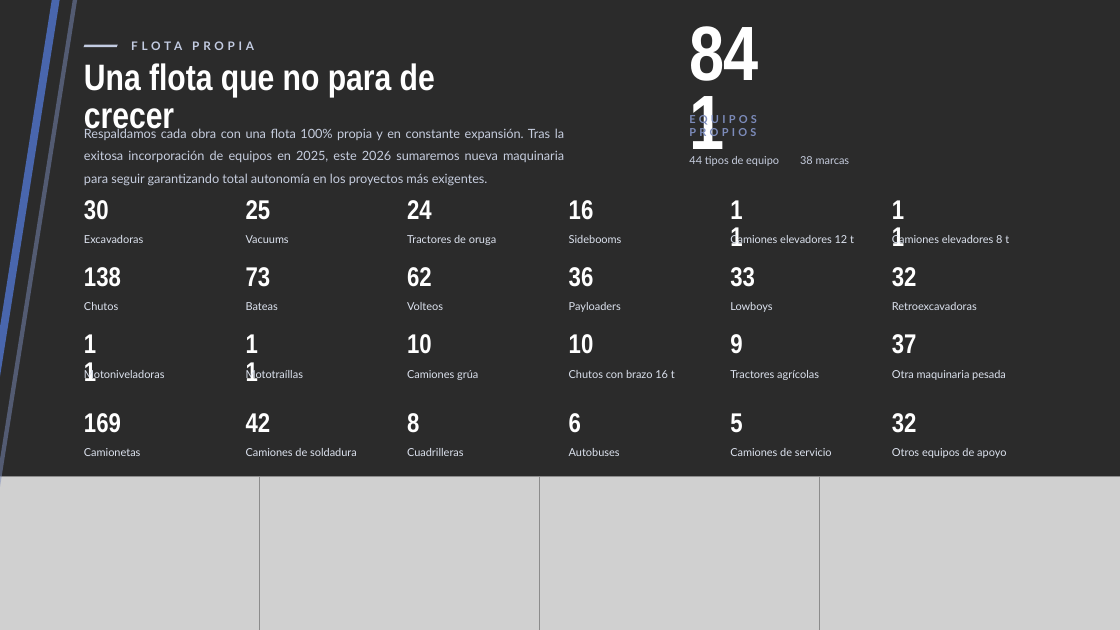
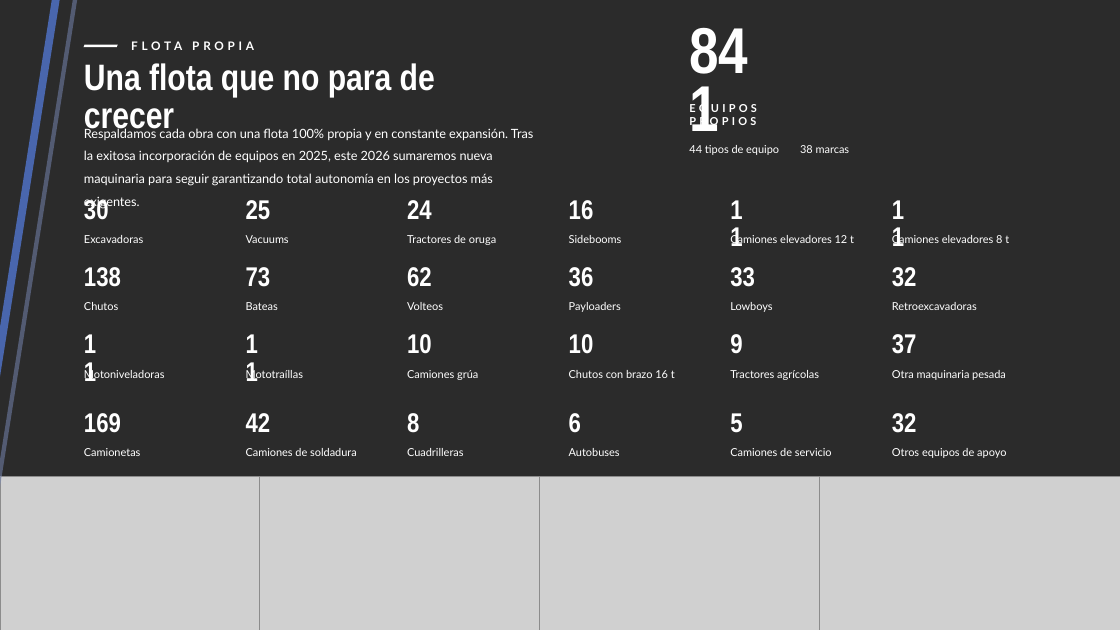
Before and after one commit to xavier-ramirez/brochure, a slide deck: slide 17 of Brochure_Vidalsa27.pptx (slide 16 before the commit). Drawn at 1120x630 pixels with LibreOffice and Linux fonts; fonts in the diff are those of the drawing; grey boxes stand for pictures; background and template pictures are left out; a plain dark background stands for a picture behind light text. Boxes give left, top, right and bottom in pixels: in the first picture for what was removed or moved away, otherwise in the second. Text is boxed around its words. In the diff, an @@ line names an element or a change of style, - is before the commit and + after.

```diff
--- a/Brochure_Vidalsa27.pptx
+++ b/Brochure_Vidalsa27.pptx
@@ freeform shape at box(0, 0, 66, 517): outline redrawn @@
@@ freeform shape at box(0, 0, 83, 517): outline redrawn @@
@@ text "841" at box(690, 28, 770, 106): size 66 to 55.5 pt, letter spacing -0.7 to -0.6 pt; line spacing 59.4pt to 50pt @@
@@ freeform shape at box(83, 45, 118, 47): fill #C3CCE2 to #FFFFFF @@
@@ text "FLOTA PROPIA" at box(131, 41, 254, 50): text colour #C3CCE2 to #FFFFFF @@
@@ text "Respaldamos cada obra con una ..." at box(84, 127, 533, 186): text colour #C6CDDE to #FFFFFF; alignment justified to left @@
@@ 3 texts: place and size @@
-3 texts at box(689, 113, 850, 166)
+3 texts at box(689, 102, 850, 155)
@@ text "EQUIPOS PROPIOS" at box(689, 102, 757, 127): text colour #7C8BBA to #FFFFFF @@
@@ text "44 tipos de equipo" at box(689, 145, 779, 155): text colour #C6CDDE to #FFFFFF @@
@@ text "38 marcas" at box(800, 145, 850, 153): text colour #C6CDDE to #FFFFFF @@
@@ text colour #DCE2EE to #FFFFFF in 24 elements at box(84, 235, 143, 243), box(246, 235, 289, 243), box(407, 235, 496, 245), box(569, 235, 622, 243), box(780, 235, 854, 243), box(942, 235, 1009, 243), box(84, 302, 118, 310), box(246, 302, 278, 310), box(407, 302, 443, 310), box(569, 302, 621, 312), box(730, 302, 772, 312), box(892, 302, 977, 310), box(84, 365, 169, 380), box(245, 365, 308, 380), box(407, 370, 478, 380), box(569, 370, 675, 378), box(730, 370, 819, 380), box(892, 370, 1006, 380), box(84, 448, 140, 456), box(246, 448, 357, 456), box(407, 448, 463, 456), box(569, 448, 620, 456), box(730, 448, 832, 456), box(892, 448, 1006, 458) @@
```
Also in this commit, not shown: 14 other slides changed, 4 slides added, 3 slides removed, 6 other files.
